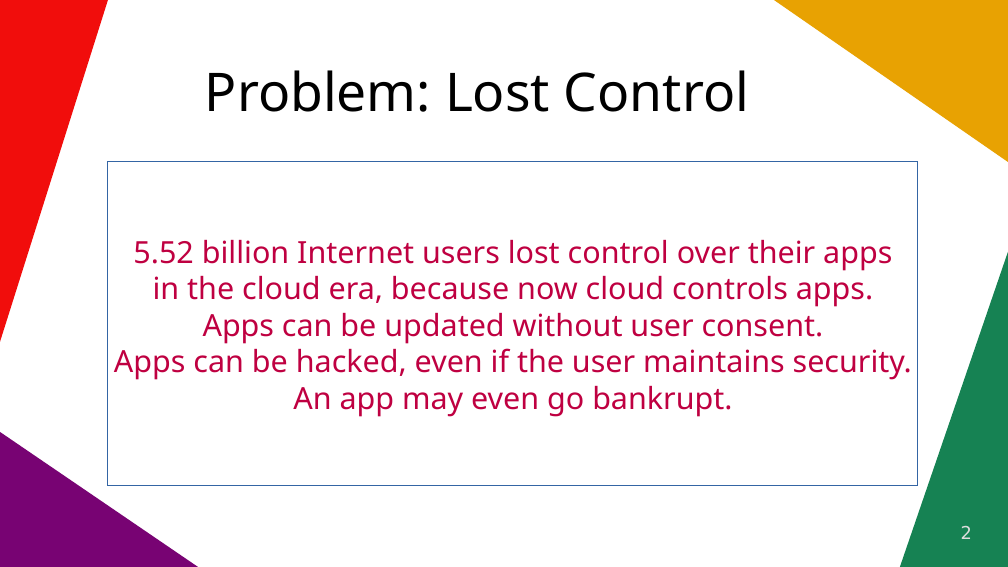
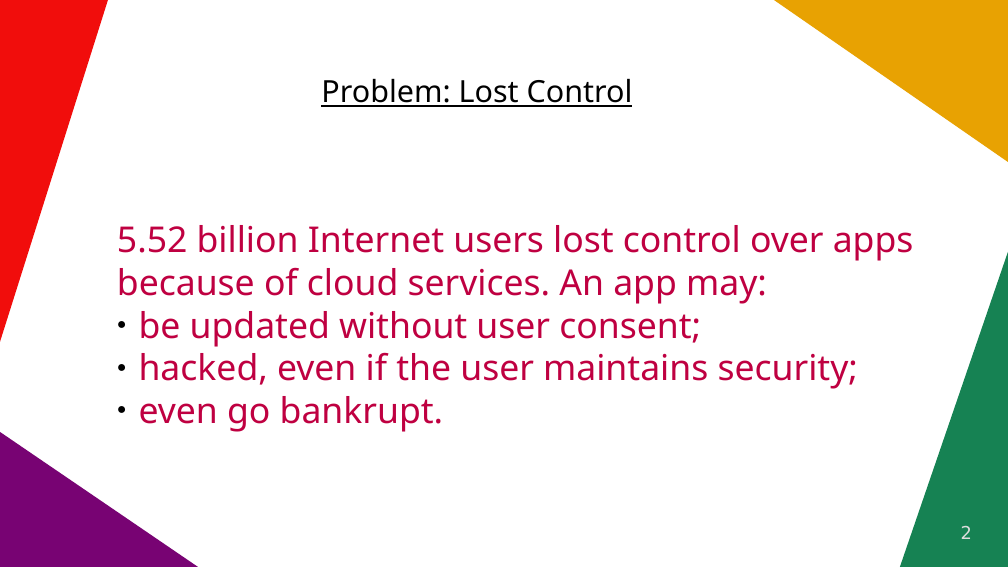
Before and after one commit to vporton/icp-package-manager, a slide deck: slide 2 of docs/short-pitchdeck.odp. Drawn at 1008x567 pixels with LibreOffice and Linux fonts; fonts in the diff are those of the drawing. Boxes give left, top, right and bottom in pixels: in the first picture for what was removed or moved away, otherwise in the second. Text is boxed around its words. In the diff, an @@ line names an element or a change of style, - is before the commit and + after.

```diff
--- a/docs/short-pitchdeck.odp
+++ b/docs/short-pitchdeck.odp
@@ text "Problem: Lost Control" at box(321, 78, 633, 107): size 42 to 24 pt, underline on @@
@@ text "5.52 billion Internet users lost ...": place and size @@
-text "5.52 billion Internet users lost ..." at box(108, 162, 918, 486)
+text "5.52 billion Internet users lost ..." at box(117, 225, 914, 432)
@@ text "5.52 billion Internet users lost ..." at box(117, 225, 914, 432): outline #3465A4 0 pt to none @@
@@ text at box(117, 225, 914, 432): text changed; size 24 to 28 pt @@
-5.52 billion Internet users lost control over their apps
-in the cloud era, because now cloud controls apps.
-Apps can be updated without user consent.
-Apps can be hacked, even if the user maintains security.
-An app may even go bankrupt.
+5.52 billion Internet users lost control over apps
+because of cloud services. An app may:
+● be updated without user consent;
+● hacked, even if the user maintains security;
+● even go bankrupt.
```
Also in this commit, not shown: 6 other slides changed, 4 slides added, 4 slides removed, 1 other file.
